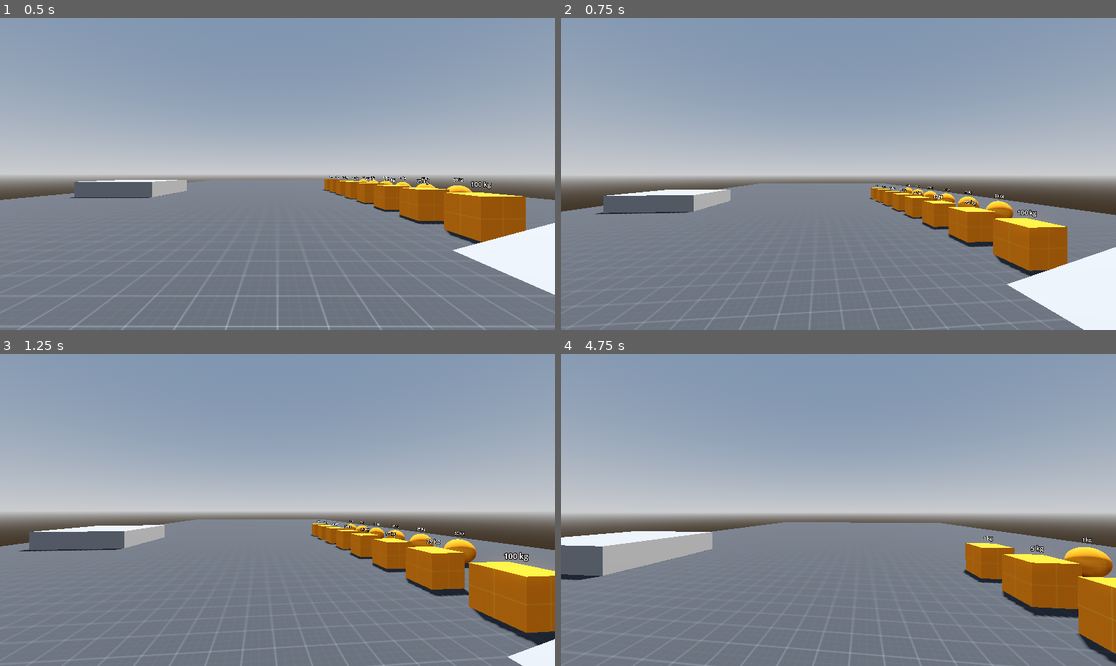
Above: before the commit, frames 1-4 (two rows, left to right).
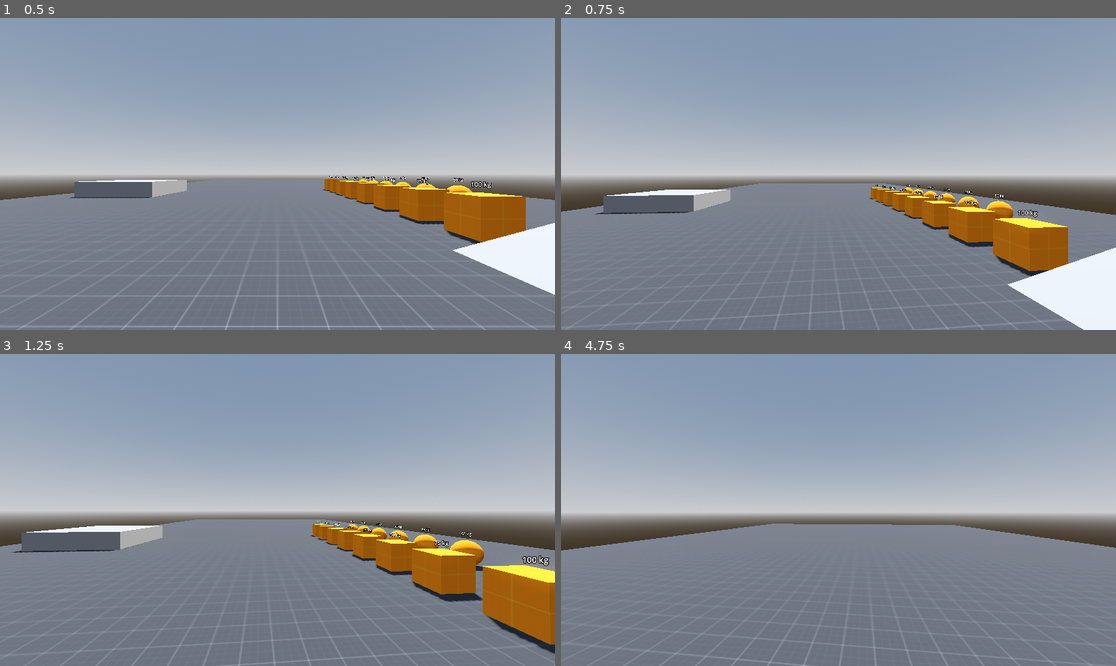
Above: after the commit, the same moments.

Repository: PurportedFish/godot-rigid-character-body-3d
Game: Godot game, scene res://example/test_range.tscn
The game is run twice, just before and just after one commit, with the same random seed, the same clock (stepped at 60 frames per second) and the same inputs.
Inputs (mouse positions are in pixels of both pictures, inside the frame that each line leads up to):
- Up to frame 1 (0.5 s): no input
- Up to frame 2 (0.75 s): tap Enter (ui_accept) at 0.5 s; move the mouse to (866, 174) at 0.52 s; hold Up (ui_up) from 0.53 s (still down)
- Up to frame 3 (1.25 s): keep holding Up (ui_up); tap Enter (ui_accept) at 0.77 s
- Up to frame 4 (4.75 s): keep holding Up (ui_up); move the mouse to (810, 510) at 1.27 s; tap Enter (ui_accept) at 1.52, 3.02, 3.77, 4.52 s; move the mouse to (849, 503) at 2.02 s; move the mouse to (832, 516) at 2.77 s; move the mouse to (877, 513) at 3.52 s; move the mouse to (794, 506) at 4.27 s

Frame 1 is identical in both runs. In frame 2, 0.2% of the frame differs, in the area x 8-100%, y 53-100%; in frame 3, 3.0%; in frame 4, 9.0%, in the area x 0-100%, y 53-100%.

Commit message:
Move _is_on_floor bool to inside of if-statement for slope check

Diff:
--- a/example/example_player.gd
+++ b/example/example_player.gd
@@ -1,7 +1,7 @@
 extends RigidCharacterBody3D
 
 
-const SPEED: float = 3.0
+const SPEED: float = 5.0
 const JUMP_HEIGHT: float = 1.1
 
 @onready var body: Node3D = $Body
@@ -30,8 +30,6 @@
 
 	move_and_slide()
 
-	print(Vector3(linear_velocity.x, 0.0, linear_velocity.z).length())
-
 
 func _input(event: InputEvent) -> void:
 	if event is InputEventMouseMotion:
--- a/example/test_range.tscn
+++ b/example/test_range.tscn
@@ -664,3 +664,5 @@
 text = "50 kg"
 
 [node name="ExamplePlayer" parent="." instance=ExtResource("6_t1e6r")]
+
+[node name="CharacterBody3D" type="CharacterBody3D" parent="."]
--- a/rigid_character_body_3d.gd
+++ b/rigid_character_body_3d.gd
@@ -111,8 +111,6 @@
 			# TODO: Add ceiling behavior
 			continue
 
-		_is_on_floor = true
-
 		if not floor_stop_on_slope:
 			continue
 
@@ -120,4 +118,5 @@
 			_floor_normal = normal
 
 		if contact_angle <= floor_max_angle or is_equal_approx(contact_angle, floor_max_angle):
+			_is_on_floor = true
 			apply_central_force(-get_gravity().length() * mass * Vector3.DOWN.slide(normal))
